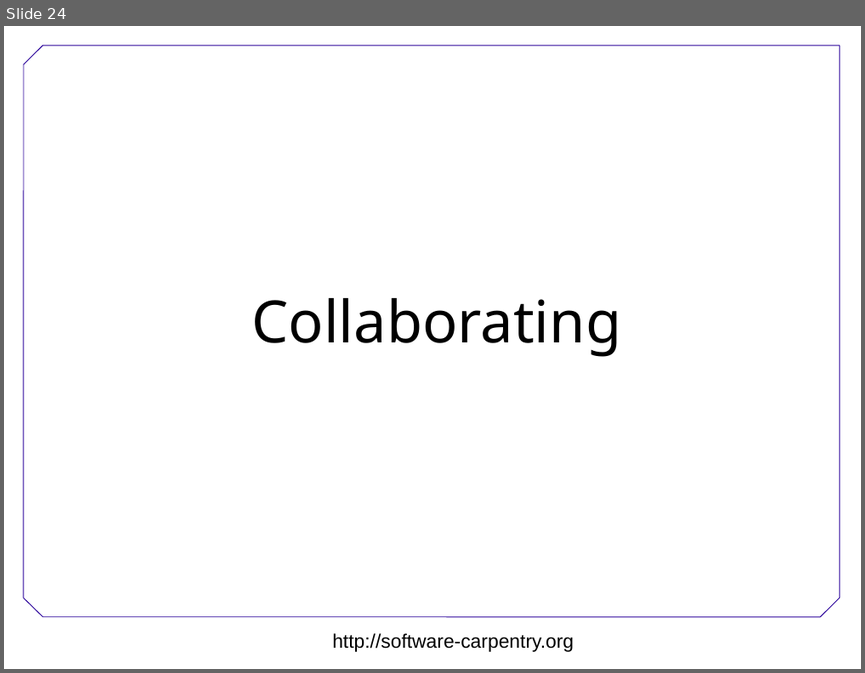
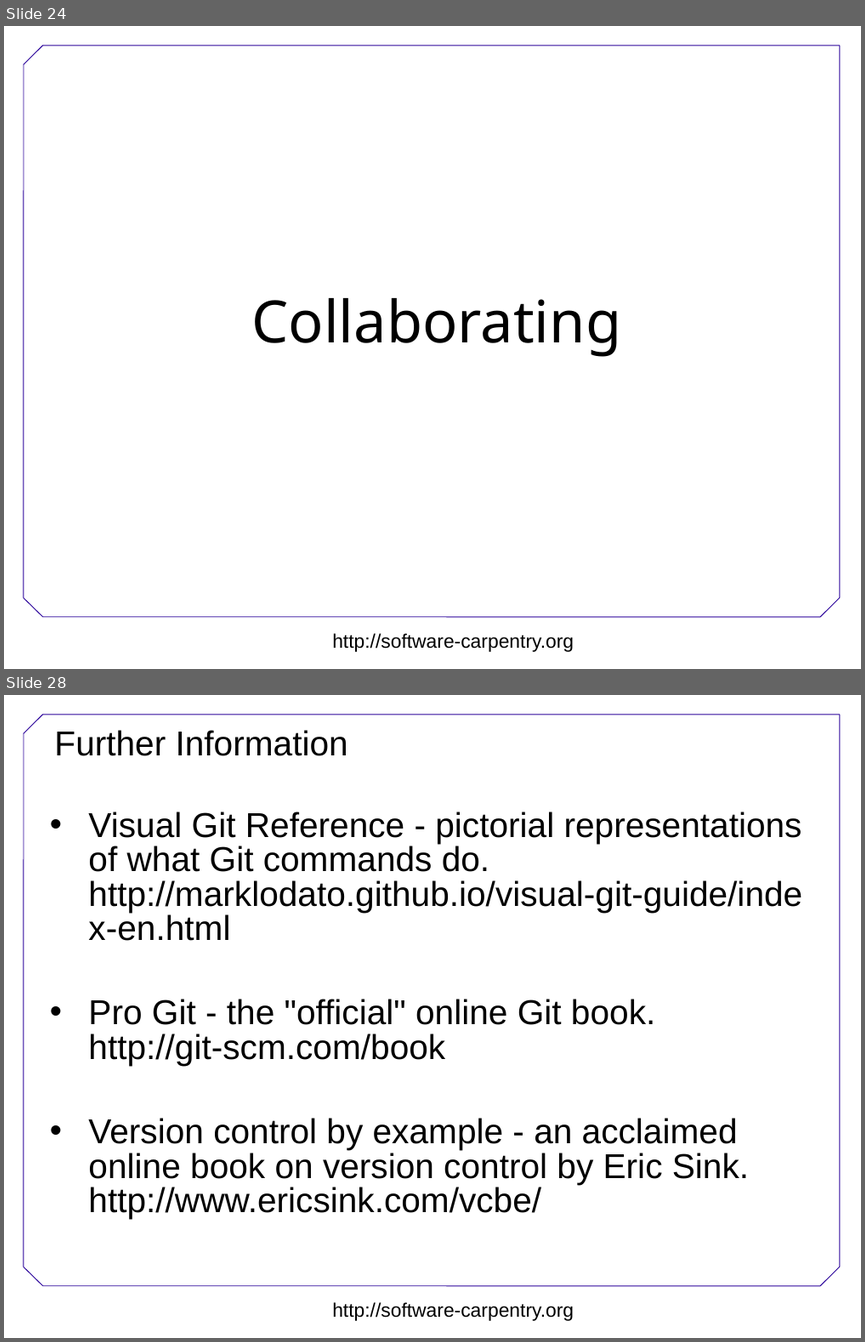
Before and after one commit to swcarpentry/DEPRECATED-boot-camps, a slide deck: version-control/Version-control.ppt. Shown one above the other, each under a label of ours: slide 24 before the commit, slides 24 and 28 after it; the slides between them are not shown. The pictures are 865x673 and 865x1342 pixels, drawn with LibreOffice and Linux fonts; fonts in the diff are those of the drawing; background and template pictures are left out. Boxes give left, top, right and bottom in pixels: in the first picture for what was removed or moved away, otherwise in the second. Text is boxed around its words. In the diff, an @@ line names an element or a change of style, - is before the commit and + after.

```diff
--- a/version-control/Version-control.ppt
+++ b/version-control/Version-control.ppt
@@ slide 28 added at [4,695,861,1338], background #FFFFFF; not listed: 8 template elements that a slide beside it also shows @@
@@ title added at [54,730,348,756], 32 pt, text #000000 @@
+Further Information
@@ text added at [88,811,802,1219], 32 pt, text #000000 @@
+• Visual Git Reference - pictorial representations of what Git commands do.
+  http://marklodato.github.io/visual-git-guide/index-en.html
+• Pro Git - the "official" online Git book.
+  http://git-scm.com/book
+• Version control by example - an acclaimed online book on version control by Eric Sink.
+  http://www.ericsink.com/vcbe/
```
Also in this commit, not shown: 3 other slides added, 2 other files.
